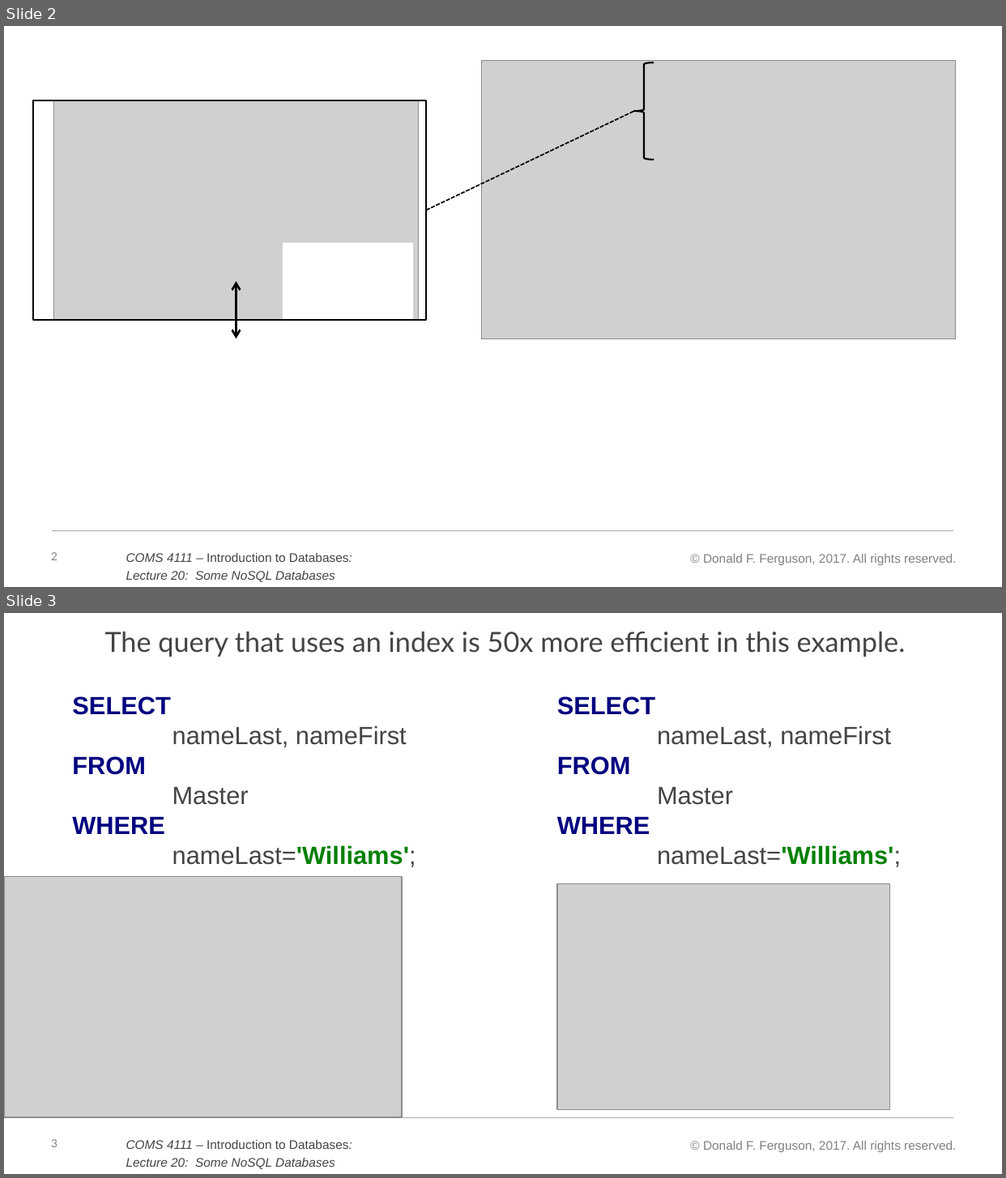
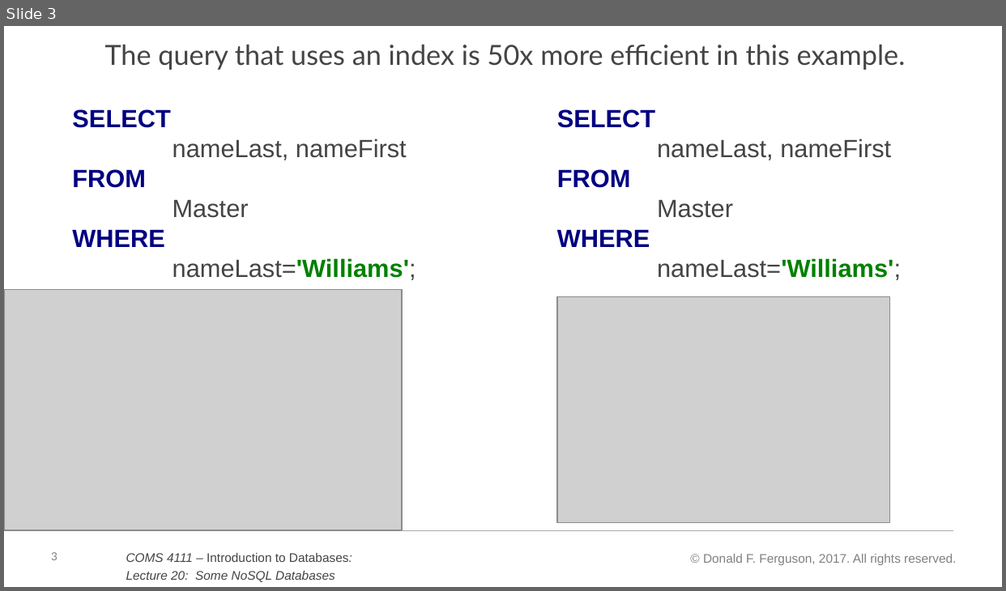
Before and after one commit to zyxdlsz/w4111-Databases, a slide deck: Lectures/generalslides.pptx. Shown one above the other, each under a label of ours: slides 2 and 3 before the commit, slide 3 after it. The pictures are 1006x1178 and 1006x591 pixels, drawn with LibreOffice and Linux fonts; fonts in the diff are those of the drawing; grey boxes stand for pictures. Boxes give left, top, right and bottom in pixels: in the first picture for what was removed or moved away, otherwise in the second. Text is boxed around its words. In the diff, an @@ line names an element or a change of style, - is before the commit and + after.

```diff
--- a/Lectures/generalslides.pptx
+++ b/Lectures/generalslides.pptx
@@ slide 2 removed at bbox=[4, 26, 1002, 587], background #FFFFFF; not listed: 4 template elements that a slide beside it also shows @@
@@ picture removed at bbox=[481, 61, 955, 339] @@
@@ left brace removed at bbox=[633, 63, 654, 160] @@
@@ rectangle removed at bbox=[33, 101, 426, 320] @@
@@ picture removed at bbox=[54, 101, 420, 320] @@
@@ line removed from (426, 211) to (633, 111) @@
@@ rectangle removed at bbox=[283, 242, 413, 319] @@
@@ double arrow removed from (236, 281) to (236, 339) @@
```
Also in this commit, not shown: 2 slides added, 2 other files.
